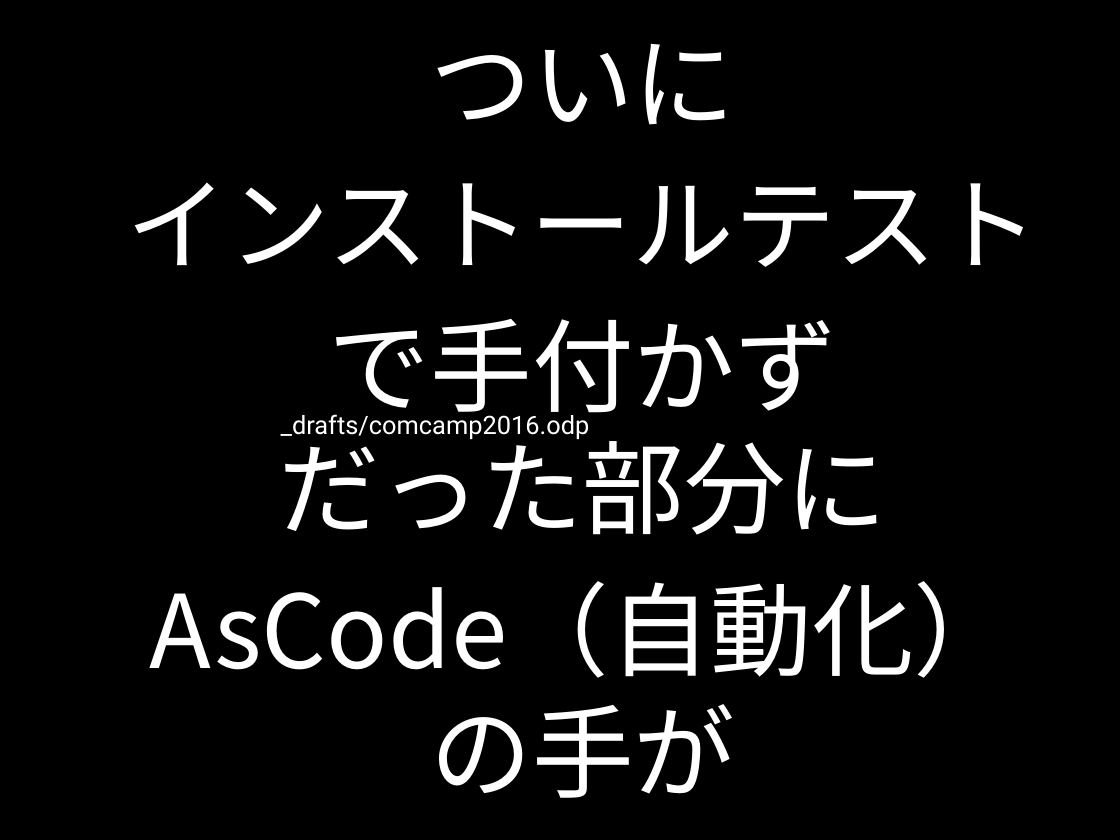
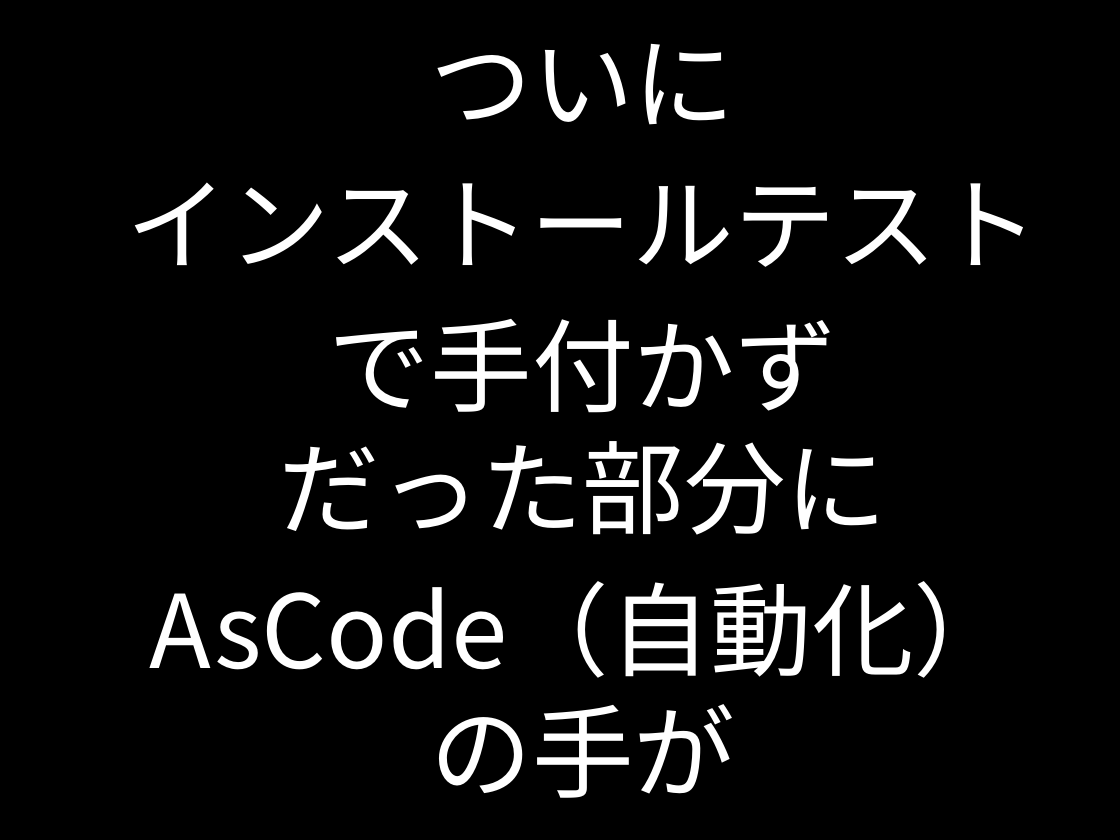
Before and after one commit to kazuhito-m/kazuhito-m.github.io, a slide deck: slide 80 of _drafts/comcamp2016.odp (slide 81 before the commit). Drawn at 1120x840 pixels with LibreOffice and Linux fonts; fonts in the diff are those of the drawing. Boxes give left, top, right and bottom in pixels: in the first picture for what was removed or moved away, otherwise in the second. Text is boxed around its words. In the diff, an @@ line names an element or a change of style, - is before the commit and + after.

```diff
--- a/_drafts/comcamp2016.odp
+++ b/_drafts/comcamp2016.odp
@@ text removed at <box>281,411,590,439</box> @@
-_drafts/comcamp2016.odp
```
Also in this commit, not shown: 4 other slides changed, 1 slide added, 1 slide removed.
